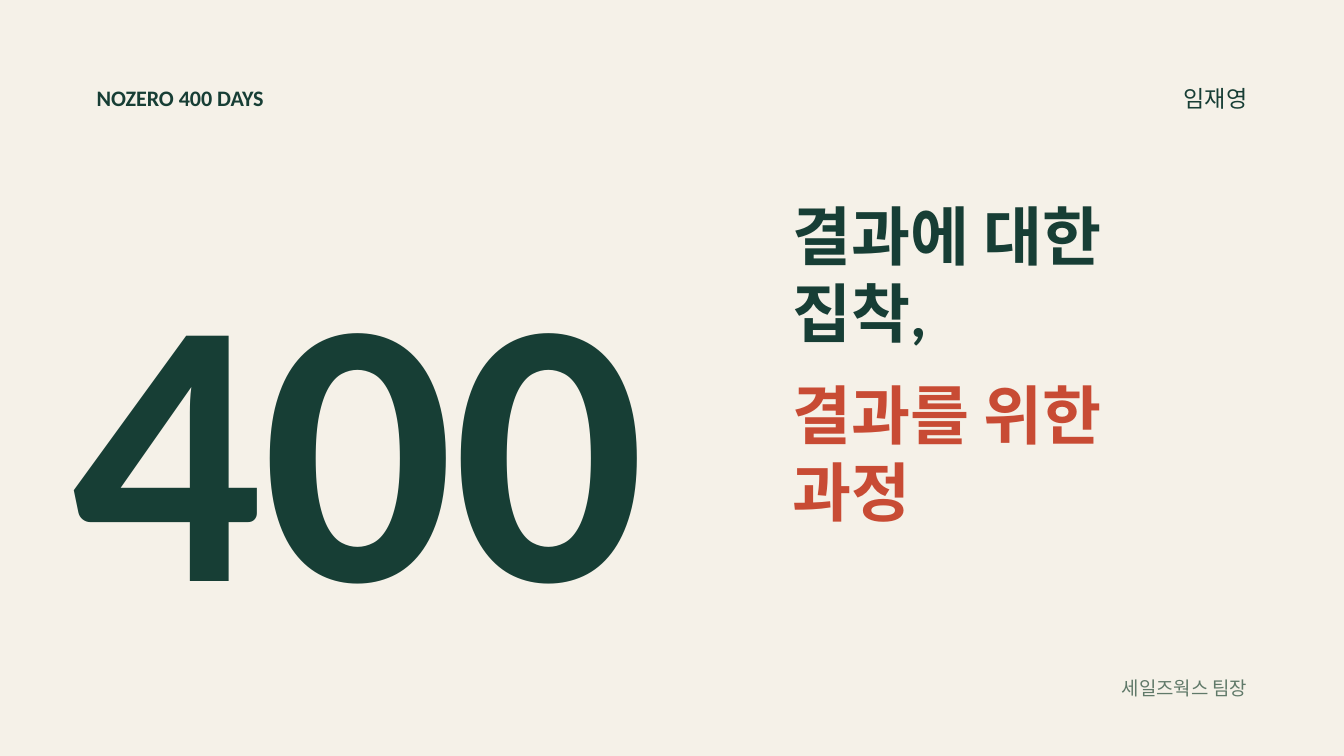
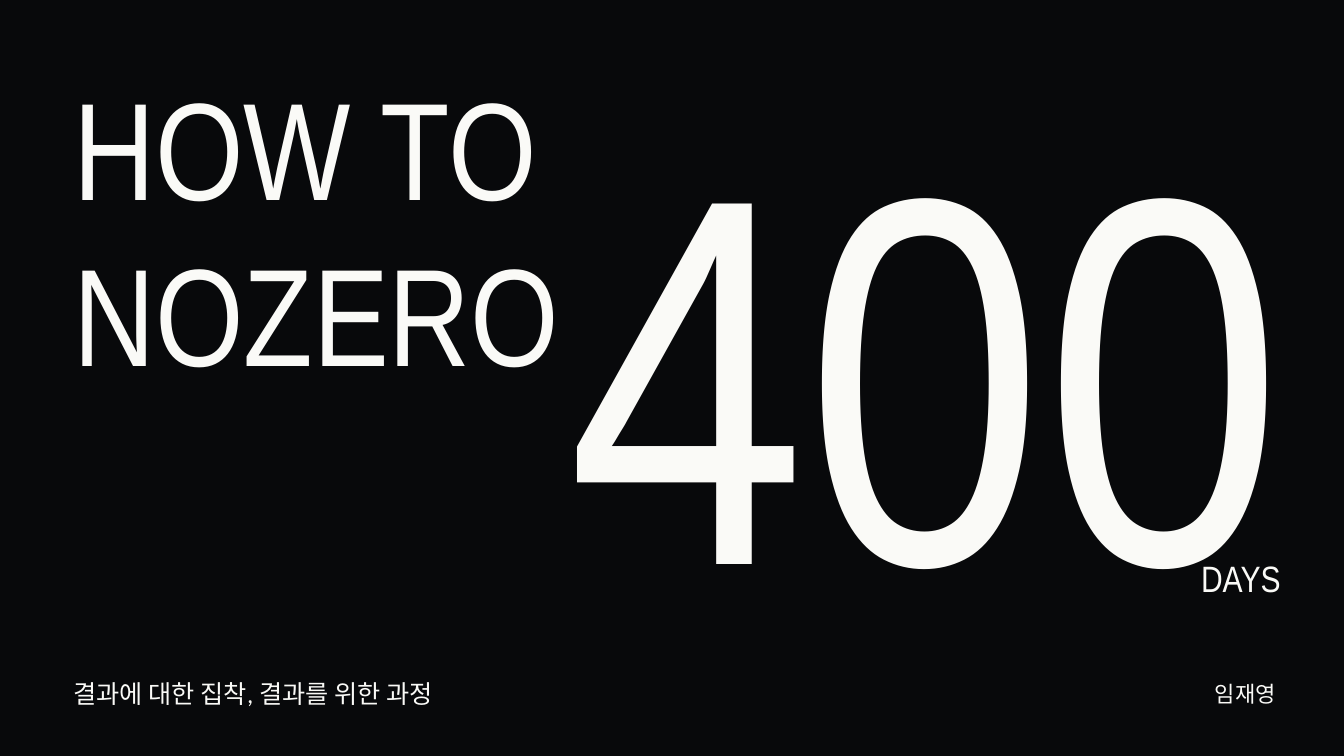
Before and after one commit to jaeyoung5178-bot/Presence, a slide deck: slide 1 of education/mentality/nozero400/NoZero-400Days.pptx. Drawn at 1344x756 pixels with LibreOffice and Linux fonts; fonts in the diff are those of the drawing. Boxes give left, top, right and bottom in pixels: in the first picture for what was removed or moved away, otherwise in the second. Text is boxed around its words. In the diff, an @@ line names an element or a change of style, - is before the commit and + after.

```diff
--- a/education/mentality/nozero400/NoZero-400Days.pptx
+++ b/education/mentality/nozero400/NoZero-400Days.pptx
@@ background #F5F1E8 to #08090B @@
@@ text added at (x1=73, y1=103, x2=559, y2=368), 99 pt, text #FAFAF7 @@
+HOW TO
+NOZERO
@@ text removed at (x1=97, y1=91, x2=263, y2=106) @@
-NOZERO 400 DAYS
@@ text "400" moved from (x1=71, y1=333, x2=645, y2=584) to (x1=567, y1=198, x2=1284, y2=593) @@
@@ text "400" at (x1=567, y1=198, x2=1284, y2=593): size 270 to 374.2 pt, font Calibri to Arial Narrow, text colour #173E35 to #FAFAF7, bold off @@
@@ text removed at (x1=793, y1=385, x2=1102, y2=522) @@
-결과를 위한
-과정
@@ text added at (x1=1201, y1=566, x2=1281, y2=593), 26.2 pt, text #FAFAF7 @@
+DAYS
@@ text "임재영" moved from (x1=1184, y1=88, x2=1248, y2=109) to (x1=1215, y1=683, x2=1276, y2=704) @@
@@ text "임재영" at (x1=1215, y1=683, x2=1276, y2=704): size 16.5 to 15.8 pt, text colour #173E35 to #FAFAF7 @@
@@ text at (x1=73, y1=682, x2=432, y2=706): text changed; size 45.8 to 18 pt; text colour #173E35 to #FAFAF7; bold off @@
-결과에 대한
-집착,
+결과에 대한 집착, 결과를 위한 과정
@@ text removed at (x1=1122, y1=679, x2=1248, y2=697) @@
-세일즈웍스 팀장
```
Also in this commit, not shown: 6 other slides changed, 28 slides added, 9 slides removed, 31 other files.
